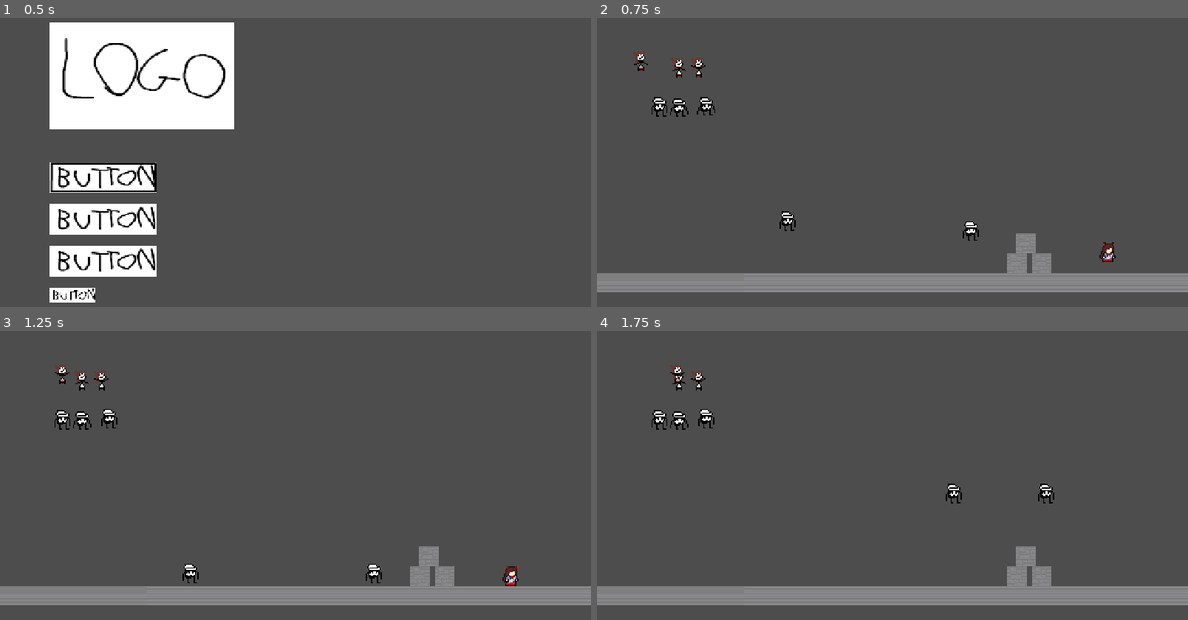
Above: before the commit, frames 1-4 (two rows, left to right).
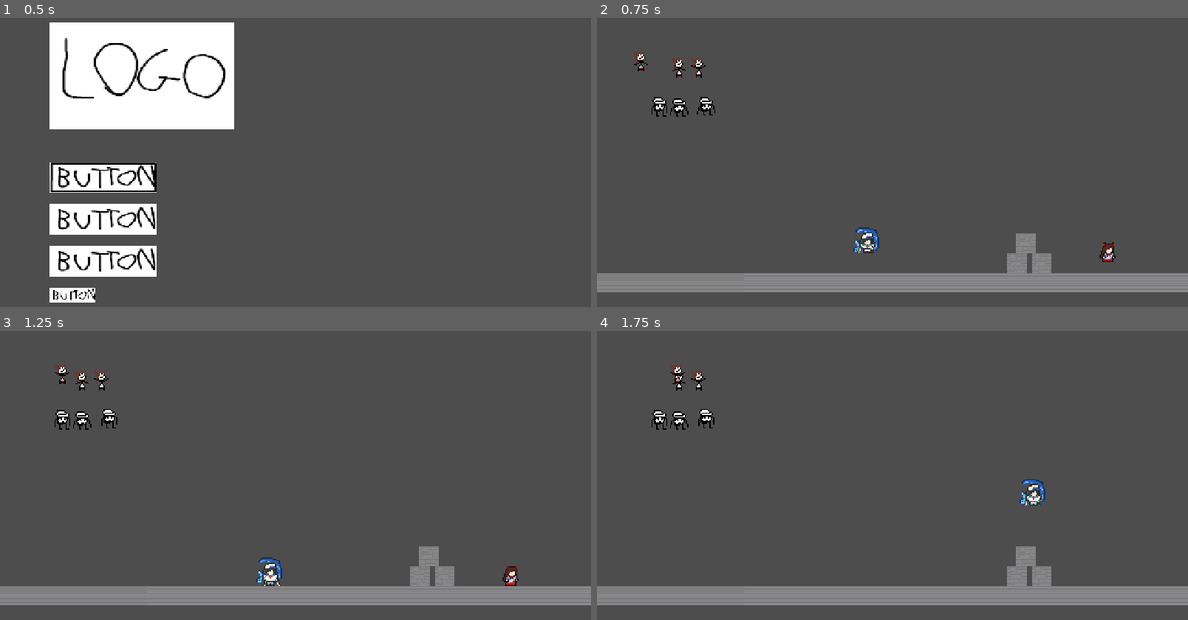
Above: after the commit, the same moments.

Repository: yumio7/KageBushinNoJutsu
Game: Godot game, scene res://Scenes/mainmenu.tscn
The game is run twice, just before and just after one commit, with the same random seed, the same clock (stepped at 60 frames per second) and the same inputs.
Inputs (mouse positions are in pixels of both pictures, inside the frame that each line leads up to):
- Up to frame 1 (0.5 s): no input
- Up to frame 2 (0.75 s): click (697, 176) at 0.5 s
- Up to frame 3 (1.25 s): no input
- Up to frame 4 (1.75 s): hold Right (Right) from 1.28 s (still down); tap X (Ability) at 1.35 s; tap Z (Jump) at 1.52 s

Frame 1 is identical in both runs. In frame 2, 0.5% of the frame differs, in the area x 30-65%, y 66-82%; in frame 3, 0.5%, in the area x 30-65%, y 78-89%; in frame 4, 0.5%.

Commit message:
add minamitsu sprite

Diff:
--- /dev/null
+++ b/Scenes/Entities/minamitsu.gd
@@ -0,0 +1,25 @@
+extends CharacterBody2D
+
+
+const SPEED = 300.0
+const JUMP_VELOCITY = -400.0
+
+
+func _physics_process(delta: float) -> void:
+	# Add the gravity.
+	if not is_on_floor():
+		velocity += get_gravity() * delta
+
+	# Handle jump.
+	if Input.is_action_just_pressed("ui_accept") and is_on_floor():
+		velocity.y = JUMP_VELOCITY
+
+	# Get the input direction and handle the movement/deceleration.
+	# As good practice, you should replace UI actions with custom gameplay actions.
+	var direction := Input.get_axis("ui_left", "ui_right")
+	if direction:
+		velocity.x = direction * SPEED
+	else:
+		velocity.x = move_toward(velocity.x, 0, SPEED)
+
+	move_and_slide()
--- /dev/null
+++ b/Scenes/Entities/minamitsu.tscn
@@ -0,0 +1,78 @@
+[gd_scene load_steps=12 format=3 uid="uid://c2jgycsul45yr"]
+
+[ext_resource type="Script" path="res://Scenes/Entities/minamitsu.gd" id="1_7k5ee"]
+[ext_resource type="Texture2D" uid="uid://dmaak3c5rt8hd" path="res://Graphics/Minamitsu/Sprite-0001-Sheet.png" id="2_ghyni"]
+
+[sub_resource type="RectangleShape2D" id="RectangleShape2D_n47jc"]
+size = Vector2(13, 18)
+
+[sub_resource type="AtlasTexture" id="AtlasTexture_nphti"]
+atlas = ExtResource("2_ghyni")
+region = Rect2(0, 0, 24, 24)
+
+[sub_resource type="AtlasTexture" id="AtlasTexture_ouoi5"]
+atlas = ExtResource("2_ghyni")
+region = Rect2(24, 0, 24, 24)
+
+[sub_resource type="AtlasTexture" id="AtlasTexture_tkcie"]
+atlas = ExtResource("2_ghyni")
+region = Rect2(48, 0, 24, 24)
+
+[sub_resource type="AtlasTexture" id="AtlasTexture_fi317"]
+atlas = ExtResource("2_ghyni")
+region = Rect2(72, 0, 24, 24)
+
+[sub_resource type="AtlasTexture" id="AtlasTexture_fp0ya"]
+atlas = ExtResource("2_ghyni")
+region = Rect2(96, 0, 24, 24)
+
+[sub_resource type="AtlasTexture" id="AtlasTexture_ymwgh"]
+atlas = ExtResource("2_ghyni")
+region = Rect2(120, 0, 24, 24)
+
+[sub_resource type="AtlasTexture" id="AtlasTexture_0c4ij"]
+atlas = ExtResource("2_ghyni")
+region = Rect2(144, 0, 24, 24)
+
+[sub_resource type="SpriteFrames" id="SpriteFrames_ygx4w"]
+animations = [{
+"frames": [{
+"duration": 1.0,
+"texture": SubResource("AtlasTexture_nphti")
+}, {
+"duration": 1.0,
+"texture": SubResource("AtlasTexture_ouoi5")
+}, {
+"duration": 1.0,
+"texture": SubResource("AtlasTexture_tkcie")
+}, {
+"duration": 1.0,
+"texture": SubResource("AtlasTexture_fi317")
+}, {
+"duration": 1.0,
+"texture": SubResource("AtlasTexture_fp0ya")
+}, {
+"duration": 1.0,
+"texture": SubResource("AtlasTexture_ymwgh")
+}, {
+"duration": 1.0,
+"texture": SubResource("AtlasTexture_0c4ij")
+}],
+"loop": true,
+"name": &"idle",
+"speed": 5.0
+}]
+
+[node name="Minamitsu" type="CharacterBody2D"]
+script = ExtResource("1_7k5ee")
+
+[node name="CollisionShape2D" type="CollisionShape2D" parent="."]
+position = Vector2(1.5, 2)
+shape = SubResource("RectangleShape2D_n47jc")
+
+[node name="AnimatedSprite2D" type="AnimatedSprite2D" parent="."]
+sprite_frames = SubResource("SpriteFrames_ygx4w")
+animation = &"idle"
+autoplay = "idle"
+frame = 6
+frame_progress = 0.945579
--- a/Scenes/testlevel.tscn
+++ b/Scenes/testlevel.tscn
@@ -1,13 +1,10 @@
-[gd_scene load_steps=22 format=3 uid="uid://cfwivlp8k4egd"]
+[gd_scene load_steps=15 format=3 uid="uid://cfwivlp8k4egd"]
 
 [ext_resource type="Texture2D" uid="uid://yl2wwtxo8dta" path="res://Graphics/Placeholders/KagerouPlaceholder-Sheet.png" id="1_5t5rk"]
 [ext_resource type="Script" path="res://Scenes/animated_sprite_2d.gd" id="2_3mwhk"]
 [ext_resource type="Texture2D" uid="uid://ms0a3hxfeg5x" path="res://Graphics/Placeholders/MurasaPlaceholder-Sheet.png" id="2_5u0ua"]
 [ext_resource type="Texture2D" uid="uid://drucm1u5f45bs" path="res://Graphics/Placeholders/andesite_top.png" id="4_h8b8o"]
-[ext_resource type="PackedScene" uid="uid://cc22fmnqn5wag" path="res://Scenes/placeholder_minamitsu.tscn" id="5_21q10"]
-[ext_resource type="AudioStream" uid="uid://3ulypp8n3fjo" path="res://Audio/gabe-bark.mp3" id="6_nm7q8"]
-[ext_resource type="Script" path="res://Scenes/character_body_2d.gd" id="6_tx0wb"]
-[ext_resource type="Script" path="res://Scenes/audio_stream_player_2d.gd" id="7_78lir"]
+[ext_resource type="PackedScene" uid="uid://c2jgycsul45yr" path="res://Scenes/Entities/minamitsu.tscn" id="7_1p5t5"]
 [ext_resource type="PackedScene" uid="uid://0avjb5lov1do" path="res://Scenes/placeholder_block.tscn" id="9_sb28j"]
 [ext_resource type="PackedScene" uid="uid://it048b436dos" path="res://Scenes/Entities/kagerou.tscn" id="10_1nyuf"]
 
@@ -57,30 +54,6 @@
 
 [sub_resource type="RectangleShape2D" id="RectangleShape2D_bviki"]
 size = Vector2(16, 16)
-
-[sub_resource type="AtlasTexture" id="AtlasTexture_7688g"]
-atlas = ExtResource("2_5u0ua")
-region = Rect2(0, 0, 16, 16)
-
-[sub_resource type="AtlasTexture" id="AtlasTexture_u6sf2"]
-atlas = ExtResource("2_5u0ua")
-region = Rect2(16, 0, 16, 16)
-
-[sub_resource type="SpriteFrames" id="SpriteFrames_dplf7"]
-animations = [{
-"frames": [{
-"duration": 1.0,
-"texture": SubResource("AtlasTexture_7688g")
-}, {
-"duration": 1.0,
-"texture": SubResource("AtlasTexture_u6sf2")
-}],
-"loop": true,
-"name": &"default",
-"speed": 5.0
-}]
-
-[sub_resource type="RectangleShape2D" id="RectangleShape2D_llmhv"]
 
 [node name="testlevel" type="Node2D"]
 
@@ -135,24 +108,10 @@
 
 [node name="Entities" type="Node2D" parent="."]
 
-[node name="PlaceholderMinamitsu2" parent="Entities" instance=ExtResource("5_21q10")]
-position = Vector2(155, 170)
-
-[node name="AudioStreamPlayer2D2" type="AudioStreamPlayer2D" parent="Entities/PlaceholderMinamitsu2"]
-stream = ExtResource("6_nm7q8")
-script = ExtResource("7_78lir")
-
-[node name="CharacterBody2D" type="CharacterBody2D" parent="Entities"]
-position = Vector2(304, 178)
-script = ExtResource("6_tx0wb")
-
-[node name="AnimatedSprite2D" type="AnimatedSprite2D" parent="Entities/CharacterBody2D"]
-sprite_frames = SubResource("SpriteFrames_dplf7")
-
-[node name="CollisionShape2D" type="CollisionShape2D" parent="Entities/CharacterBody2D"]
-shape = SubResource("RectangleShape2D_llmhv")
-
 [node name="Kagerou" parent="." instance=ExtResource("10_1nyuf")]
 position = Vector2(414, 192)
 
+[node name="Minamitsu" parent="." instance=ExtResource("7_1p5t5")]
+position = Vector2(218, 185)
+
 [node name="HUD" type="CanvasLayer" parent="."]
Binary file added: Graphics/Minamitsu/Sprite-0001-Sheet.png
Not shown, added: Graphics/Minamitsu/Sprite-0001-Sheet.png.import
